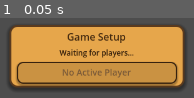
Above: before the commit, frame 1.
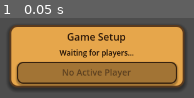
Above: after the commit, the same moment.

Repository: K-ennethA/Conquest
Game: Godot game, scene res://game/ui/panels/PlayerTurnPanel.tscn
Same seed, same stepped clock (60 frames per second), same inputs: the game is played once before the commit and once after it. This scene is started directly instead of the project's main scene.
Inputs:
- Up to frame 1 (0.05 s): no input

The runs differ from the first frame. In frame 1, 19% of the frame differs, in the area x 9-91%, y 21-80%.

Commit message:
Fix move-selection panel overlap + improve amber contrast
(Fixed by a Sonnet subagent, orchestrated.)

Move panel overlap: UnitActionsPanel is a PanelContainer (a Container), which
force-fits its children into its own small sidebar rect every layout pass. The
MoveSelectionPanel it add_child'd had no anchors and no opaque background, so it
got squashed into the sidebar and bled through the sidebar's own text/buttons.
Fixed entirely within MoveSelectionPanel: make it top_level (decoupled from the
Container's layout), full-rect modal with a dim backdrop + a centered amber Card
(PanelContainer via ConquestTheme.apply_to), drawn above the HUD (z_index). All
signals / move population / input handling unchanged.

Contrast: on the amber panels, text -- especially disabled buttons -- was hard to
read. In ConquestTheme: INK #43290f -> #2a1608 (deep espresso, near-black) and
INK_SOFT #7a5a38 -> #5c4020 so default and disabled text pop on amber; the
disabled button fill is pulled further from amber (toward brown) so the greyed
state reads clearly while its label stays legible. Also removed a stray
modulate(0.6) on disabled move buttons that was washing out the whole button.
Theme API unchanged.

Gate: import clean, boot clean, 244 passing / 3 failing (pre-existing MP-lobby).

Co-Authored-By: Claude Opus 4.8 <noreply@anthropic.com>

Diff:
--- a/game/ui/panels/MoveSelectionPanel.gd
+++ b/game/ui/panels/MoveSelectionPanel.gd
@@ -9,6 +9,7 @@
 signal move_cancelled
 
 const MAX_SLOTS := 4
+const CARD_WIDTH := 340.0
 
 @onready var moves_container: VBoxContainer
 @onready var move_info_label: Label
@@ -19,14 +20,62 @@
 
 func _ready() -> void:
 	name = "MoveSelectionPanel"
+
+	# This panel is add_child'd directly onto UnitActionsPanel (see
+	# UnitActionsPanel._setup_move_system), which is itself a small PanelContainer
+	# pinned to the right-edge sidebar. Left alone, that parent Container would
+	# force-fit us into its own tiny rect every layout pass (Container._resort()
+	# calls fit_child_in_rect() on every non-top_level child), and our real
+	# content (title + up to 4 move buttons + info label + back button) is far
+	# bigger than that -- hence it rendering stretched on top of / overlapping
+	# the sidebar's own text and buttons.
+	#
+	# top_level detaches our transform+anchors from the parent (they become
+	# relative to the viewport instead) and Container skips top_level children
+	# when laying out, so we can freely size and center ourselves as a real
+	# modal over the battlefield, entirely independent of the sidebar's rect.
+	top_level = true
+	set_anchors_preset(Control.PRESET_FULL_RECT)
+	mouse_filter = Control.MOUSE_FILTER_STOP
+
+	# Draw above sibling HUD panels regardless of where we sit in the tree
+	# (z_as_relative = false makes z_index absolute within the canvas layer).
+	z_as_relative = false
+	z_index = 100
+
 	_create_ui()
 	visible = false
 
 func _create_ui() -> void:
-	"""Create the move selection UI"""
+	"""Create the move selection UI as a centered modal popup over the battlefield."""
+	# Dim backdrop: reads as a modal, and blocks clicks from reaching the
+	# battlefield/sidebar underneath while a move is being chosen.
+	var backdrop := ColorRect.new()
+	backdrop.name = "Backdrop"
+	backdrop.color = Color(0.0, 0.0, 0.0, 0.45)
+	backdrop.set_anchors_preset(Control.PRESET_FULL_RECT)
+	backdrop.mouse_filter = Control.MOUSE_FILTER_STOP
+	add_child(backdrop)
+
+	# Centers the card in the middle of the viewport.
+	var center := CenterContainer.new()
+	center.name = "Center"
+	center.set_anchors_preset(Control.PRESET_FULL_RECT)
+	center.mouse_filter = Control.MOUSE_FILTER_IGNORE
+	add_child(center)
+
+	# The card: an opaque amber panel (ConquestTheme.apply_to below turns this
+	# PanelContainer's background into the signature panel_box() look) so
+	# nothing behind it shows through.
+	var card := PanelContainer.new()
+	card.name = "Card"
+	card.custom_minimum_size = Vector2(CARD_WIDTH, 0)
+	card.mouse_filter = Control.MOUSE_FILTER_STOP
+	center.add_child(card)
+
 	# Main container
 	var main_container = VBoxContainer.new()
-	add_child(main_container)
+	card.add_child(main_container)
 
 	# Title
 	var title = Label.new()
@@ -58,6 +107,11 @@
 	back_button.text = "BACK"
 	back_button.pressed.connect(_on_back_pressed)
 	main_container.add_child(back_button)
+
+	# Apply the amber HUD theme to the whole subtree: amber-izes the Card's
+	# background, dark-inks the labels, themes the buttons -- so the popup
+	# matches the rest of the HUD instead of the default grey Control theme.
+	ConquestTheme.apply_to(self)
 
 func show_moves_for_unit(unit: Node) -> void:
 	"""Display the unit's real moveset (up to 4 MoveResource slots)."""
@@ -125,8 +179,13 @@
 	button.mouse_entered.connect(func(): _show_move_info(move, controller))
 	button.mouse_exited.connect(func(): _clear_move_info())
 
-	if button.disabled:
-		button.modulate = Color(0.6, 0.6, 0.6, 1.0)
+	# NOTE: previously this also set `button.modulate = Color(0.6, 0.6, 0.6, 1.0)`
+	# on disabled buttons. That multiplies the *entire* button (background and
+	# text together) toward grey on top of the theme's own disabled stylebox /
+	# font_disabled_color, which is what made disabled move labels nearly
+	# invisible. ConquestTheme's disabled Button styling (darkened fill +
+	# INK_SOFT text, both tuned for contrast) already communicates "disabled"
+	# on its own, so the extra modulate is removed rather than fighting it.
 
 	return button
 
--- a/game/ui/theme/ConquestTheme.gd
+++ b/game/ui/theme/ConquestTheme.gd
@@ -12,13 +12,16 @@
 ## background with [method style_panel_background].
 
 # --- Palette ---------------------------------------------------------------
+# INK / INK_SOFT are deliberately darker than a "brown" midtone -- deep
+# espresso, near-black -- so default and disabled text keep strong contrast
+# against the light AMBER / AMBER_LITE fills (see build()).
 const AMBER := Color("e6a64b")
 const AMBER_LITE := Color("f0c072")
 const AMBER_DK := Color("c6822f")
 const BROWN := Color("5a3a1e")
 const BROWN_DK := Color("37220f")
-const INK := Color("43290f")
-const INK_SOFT := Color("7a5a38")
+const INK := Color("2a1608")
+const INK_SOFT := Color("5c4020")
 const CREAM := Color("fcefd6")
 const CREAM_DIM := Color("e7d3ad")
 const PLATE_BG := Color("2c2114")
@@ -120,7 +123,11 @@
 	t.set_stylebox("normal", "Button", _button_box(AMBER_LITE))
 	t.set_stylebox("hover", "Button", _button_box(AMBER_LITE.lightened(0.08)))
 	t.set_stylebox("pressed", "Button", _button_box(AMBER_DK))
-	t.set_stylebox("disabled", "Button", _button_box(AMBER.darkened(0.12), BROWN_DK))
+	# Disabled fill is pulled further from AMBER (and desaturated toward BROWN)
+	# than before so the "greyed out" state is visually obvious, while
+	# font_disabled_color (INK_SOFT, darkened below) still reads clearly on it
+	# instead of washing out.
+	t.set_stylebox("disabled", "Button", _button_box(AMBER.darkened(0.24).lerp(BROWN, 0.15), BROWN_DK))
 	t.set_stylebox("focus", "Button", _focus_box())
 	t.set_color("font_color", "Button", INK)
 	t.set_color("font_hover_color", "Button", BROWN_DK)
Not shown, added: game/ui/theme/ConquestTheme.gd.uid
Not shown, added: game/ui/theme/MenuTheme.gd.uid
Not shown, added: tests/integration/test_unit_panels_string_type.gd.uid
Not shown, added: tests/unit/test_combat_hit_crit.gd.uid
